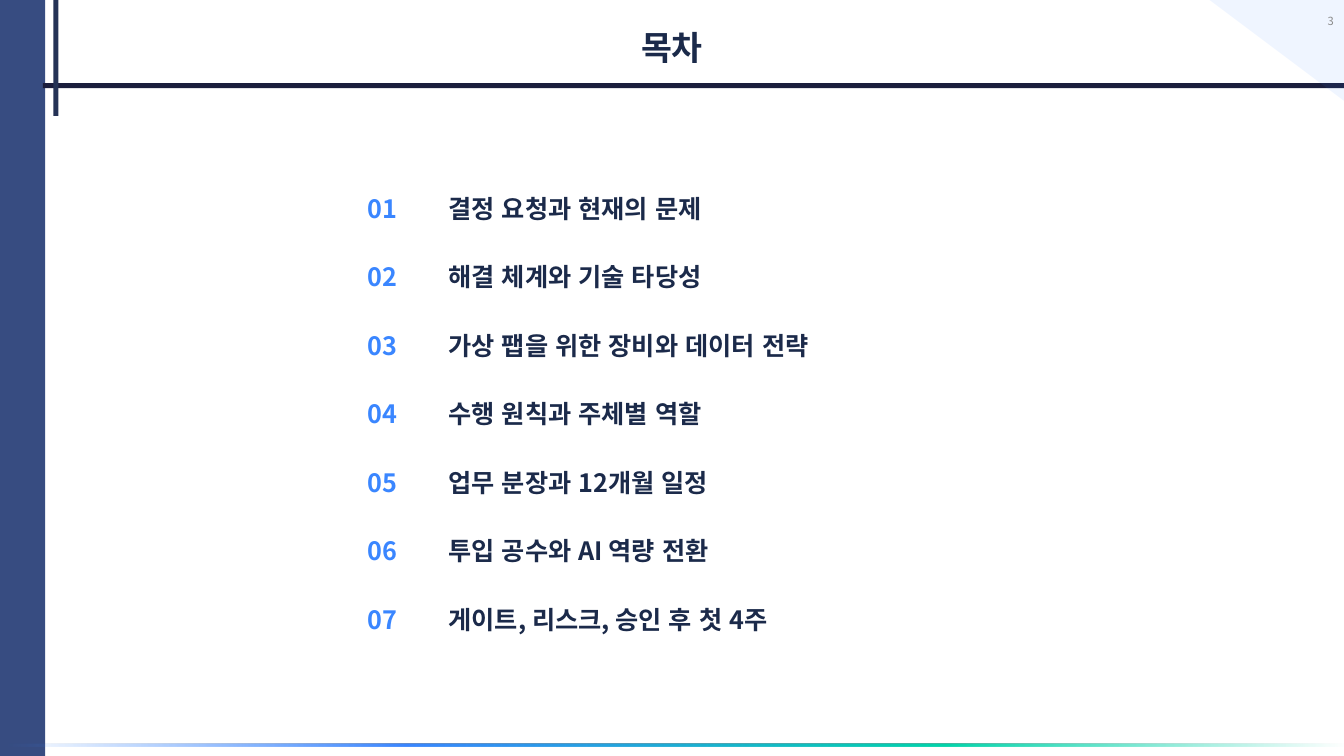
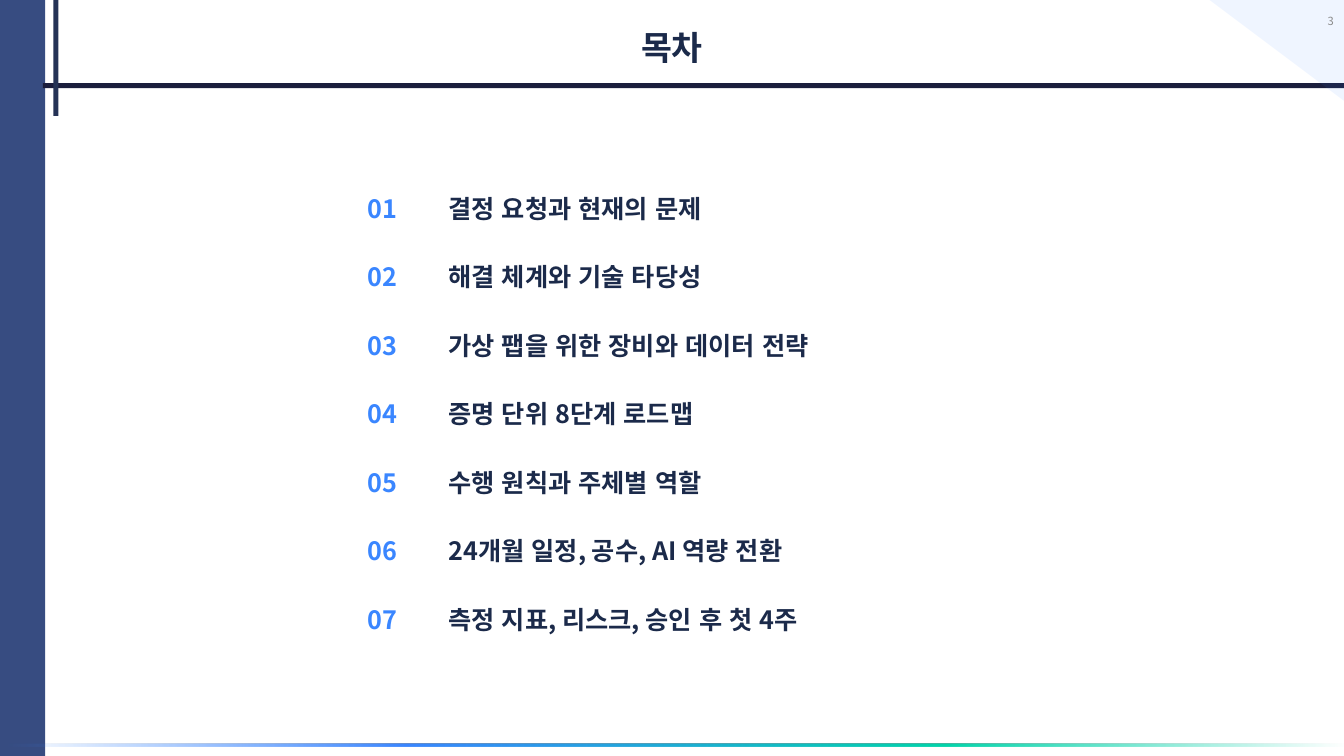
Before and after one commit to donchang07/tmb-2027, a slide deck: slide 3 of deliverables/Intekplus_AI_Upgrade_Proposal.pptx. Drawn at 1344x756 pixels with LibreOffice and Linux fonts; fonts in the diff are those of the drawing. Boxes give left, top, right and bottom in pixels: in the first picture for what was removed or moved away, otherwise in the second. Text is boxed around its words. In the diff, an @@ line names an element or a change of style, - is before the commit and + after.

```diff
--- a/deliverables/Intekplus_AI_Upgrade_Proposal.pptx
+++ b/deliverables/Intekplus_AI_Upgrade_Proposal.pptx
@@ text added at (449,402,694,426), 18 pt, text #1B2A4A, bold @@
+증명 단위 8단계 로드맵
@@ text "수행 원칙과 주체별 역할": place and size @@
-text "수행 원칙과 주체별 역할" at (449,401,701,426)
+text "수행 원칙과 주체별 역할" at (449,470,701,495)
@@ text removed at (449,471,708,495) @@
-업무 분장과 12개월 일정
@@ text at (449,538,782,566): text changed @@
-투입 공수와 AI 역량 전환
+24개월 일정, 공수, AI 역량 전환
@@ text at (449,608,798,635): text changed @@
-게이트, 리스크, 승인 후 첫 4주
+측정 지표, 리스크, 승인 후 첫 4주
```
Also in this commit, not shown: 11 other slides changed, 8 slides added, 2 slides removed, 2 other files.
